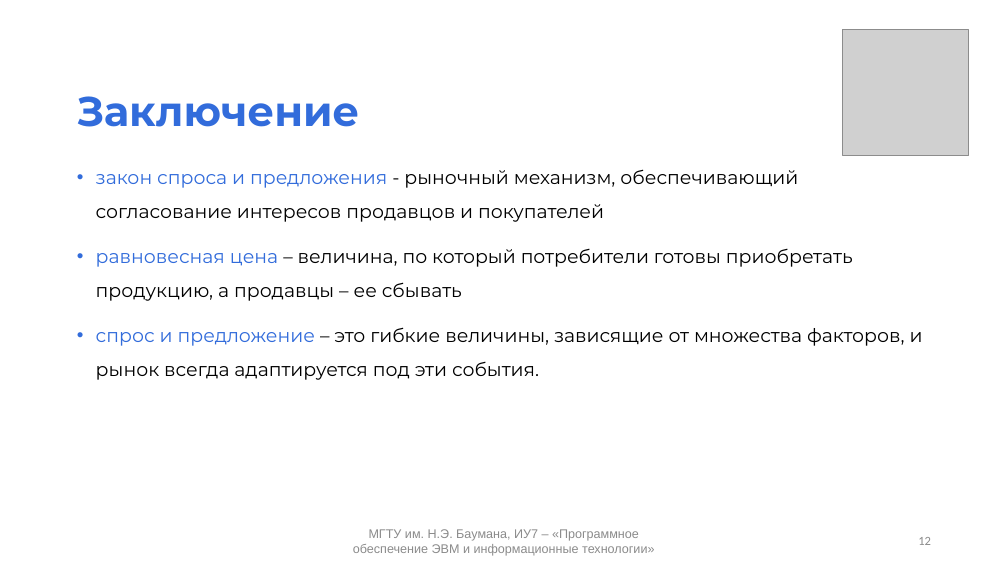
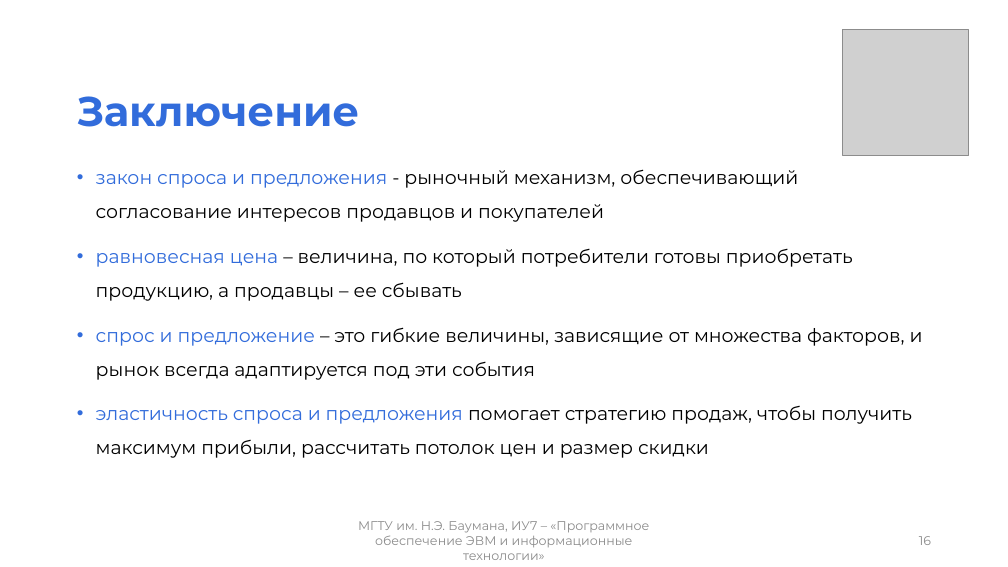
Before and after one commit to mshsvnv/Economics, a slide deck: slide 16 of module_01/pres.pptx (slide 12 before the commit). Drawn at 1008x567 pixels with LibreOffice and Linux fonts; fonts in the diff are those of the drawing; grey boxes stand for pictures. Boxes give left, top, right and bottom in pixels: in the first picture for what was removed or moved away, otherwise in the second. Text is boxed around its words. In the diff, an @@ line names an element or a change of style, - is before the commit and + after.

```diff
--- a/module_01/pres.pptx
+++ b/module_01/pres.pptx
@@ text at (96,327,923,458): text changed @@
-• спрос и предложение – это гибкие величины, зависящие от множества факторов, и рынок всегда адаптируется под эти события.
+• спрос и предложение – это гибкие величины, зависящие от множества факторов, и рынок всегда адаптируется под эти события
+• эластичность спроса и предложения помогает стратегию продаж, чтобы получить максимум прибыли, рассчитать потолок цен и размер скидки
@@ text "МГТУ им. Н.Э. Баумана, ИУ7 ..." at (358,521,649,560): font Arial to Montserrat @@
@@ page number at (919,536,931,545): text changed; font Calibri to Montserrat @@
-12
+16
```
Also in this commit, not shown: 11 other slides changed, 4 slides added, 5 other files.
